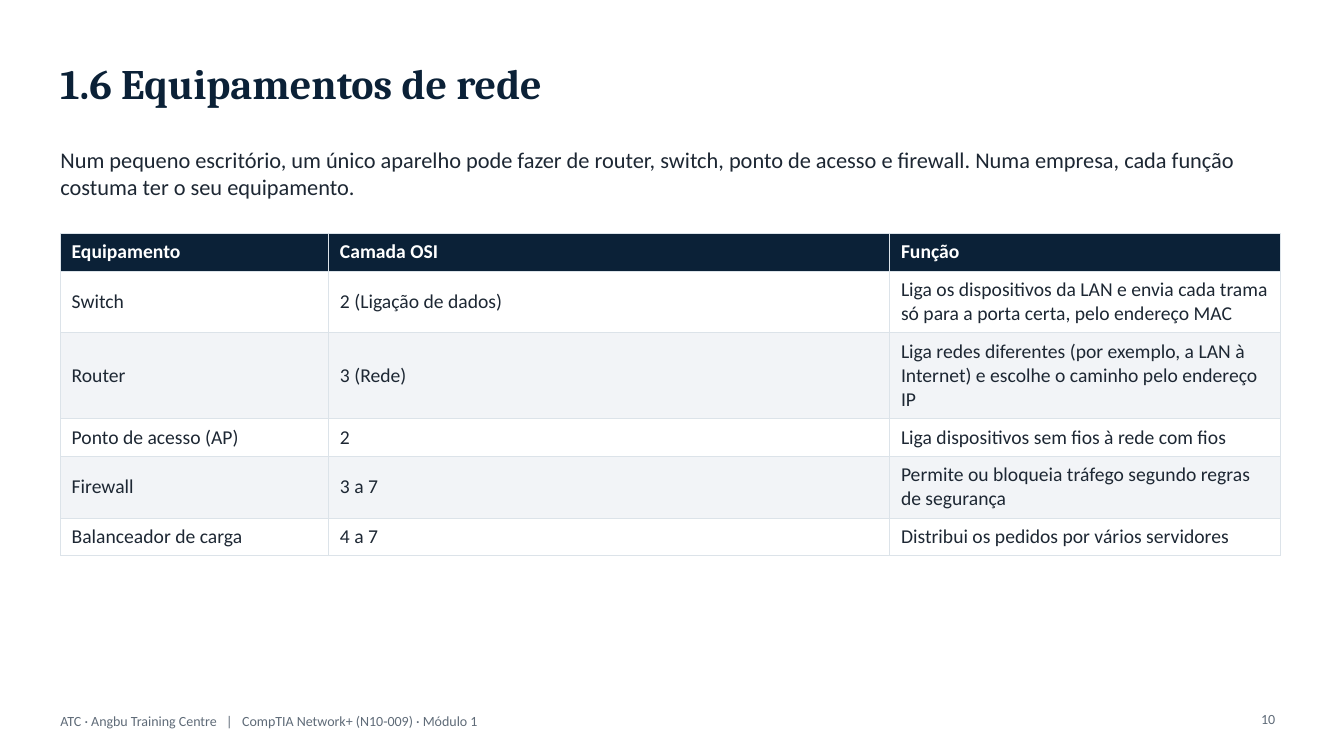
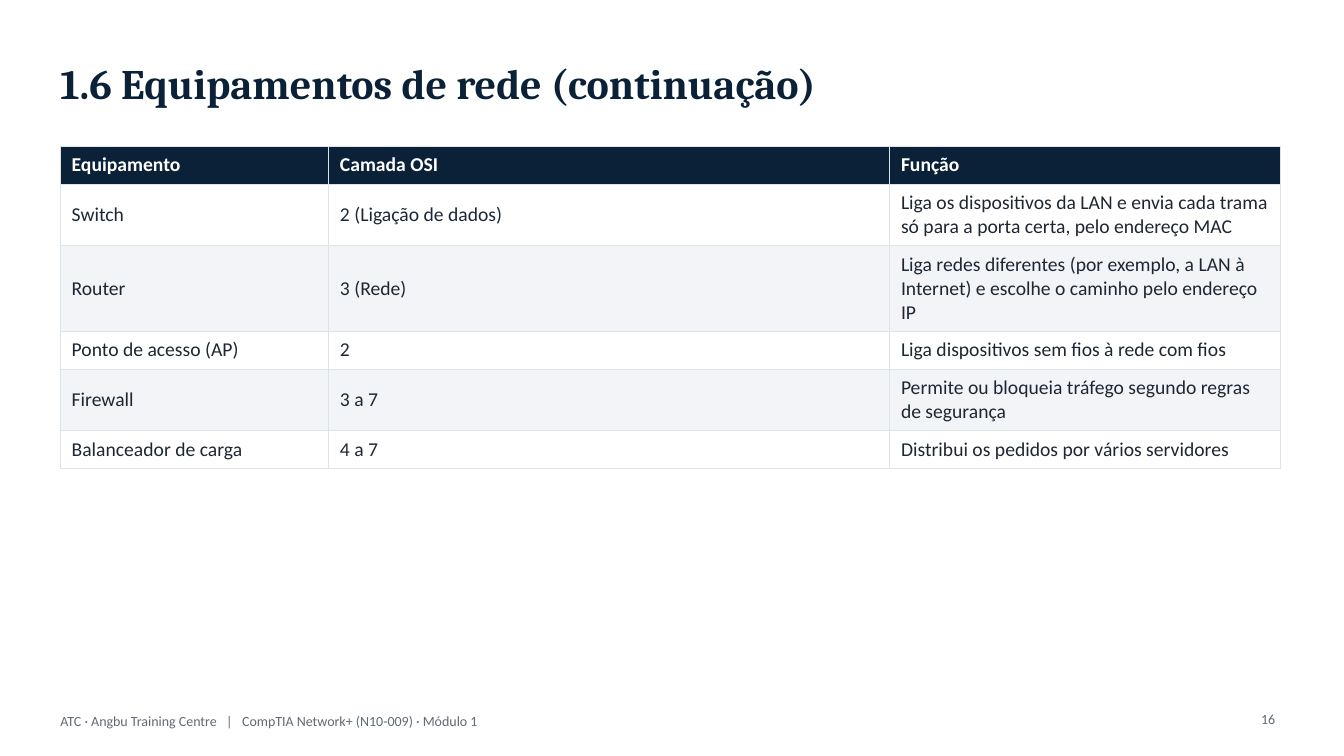
Before and after one commit to almeidaojose36/atc_lms, a slide deck: slide 16 of producao/apresentacoes/CompTIA_Network+_Modulo1.pptx (slide 10 before the commit). Drawn at 1344x756 pixels with LibreOffice and Linux fonts; fonts in the diff are those of the drawing; background and template pictures are left out. Boxes give left, top, right and bottom in pixels: in the first picture for what was removed or moved away, otherwise in the second. Text is boxed around its words. In the diff, an @@ line names an element or a change of style, - is before the commit and + after.

```diff
--- a/producao/apresentacoes/CompTIA_Network+_Modulo1.pptx
+++ b/producao/apresentacoes/CompTIA_Network+_Modulo1.pptx
@@ title at (60,68,816,108): text changed @@
-1.6 Equipamentos de rede
+1.6 Equipamentos de rede (continuação)
@@ table: place and size @@
-table at (60,233,1280,551)
+table at (60,146,1280,464)
@@ text removed at (60,152,1234,199) @@
-Num pequeno escritório, um único aparelho pode fazer de router, switch, ponto de acesso e firewall. Numa empresa, cada função costuma ter o seu equipamento.
@@ page number at (1261,714,1275,724): text changed @@
-10
+16
```
Also in this commit, not shown: 5 other slides changed, 6 slides added, 27 other files.
